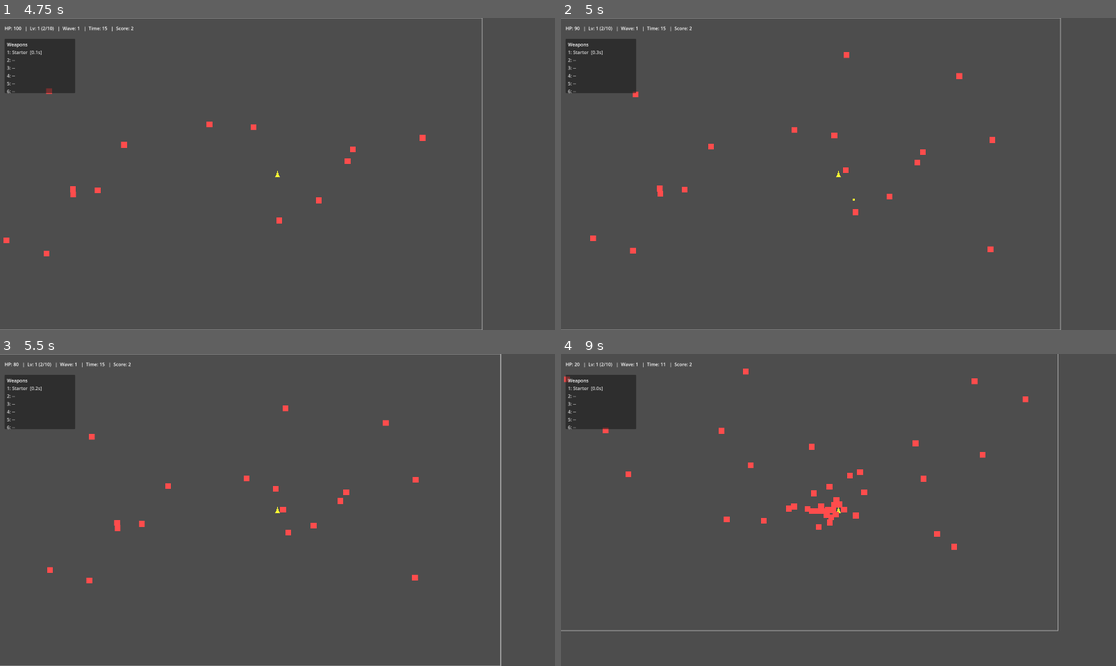
Above: before the commit, frames 1-4 (two rows, left to right).
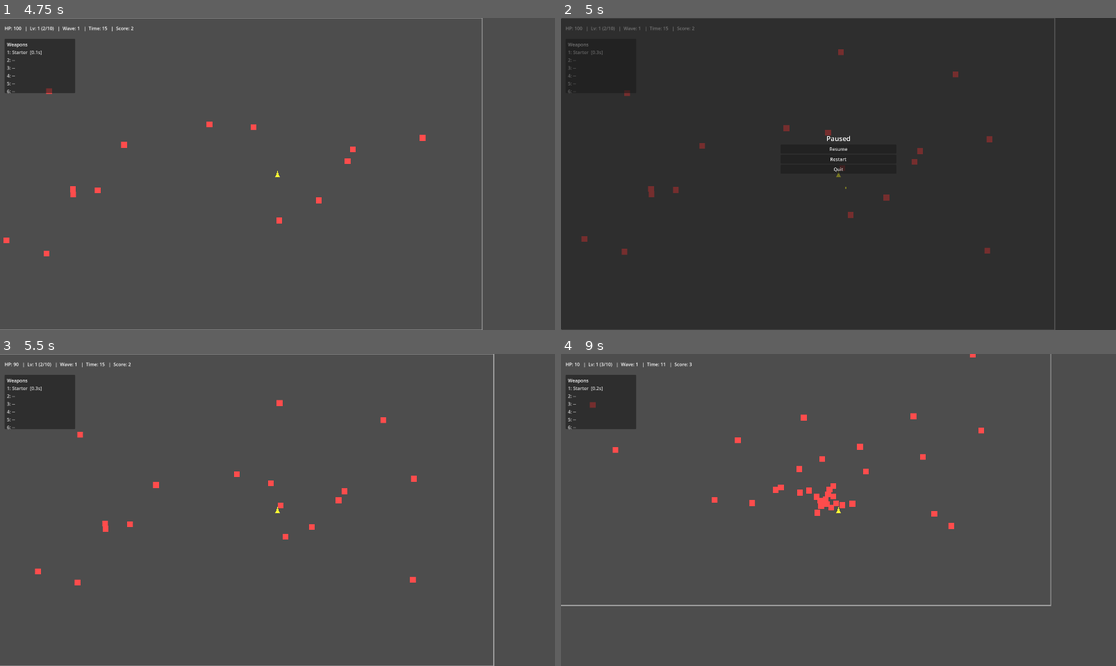
Above: after the commit, the same moments.

Repository: Deitox/Dexcoto
Game: Godot game, scene res://scenes/Main.tscn
The game is run twice, just before and just after one commit, with the same random seed, the same clock (stepped at 60 frames per second) and the same inputs.
Inputs (mouse positions are in pixels of both pictures, inside the frame that each line leads up to):
- Up to frame 1 (4.75 s): click "Starter" at 0.5 s; tap Enter at 1.25 s; hold Right (ui_right) 1.28-2.03 s; hold Down (ui_down) 2.03-2.78 s; hold Right (ui_right) 2.78-3.53 s; hold Up (ui_up) 3.53-4.28 s; hold Left (ui_left) from 4.28 s (still down)
- Up to frame 2 (5 s): keep holding Left (ui_left); tap Escape (ui_cancel) at 4.9 s
- Up to frame 3 (5.5 s): release Left (ui_left) at 5 s; click (277, 485) at 5 s, where only the run after the commit has a clickable "Resume"
- Up to frame 4 (9 s): hold Left (ui_left) 5.78-6.53 s; hold Down (ui_down) 6.53-7.28 s; hold Right (ui_right) 7.28-8.03 s; hold Up (ui_up) 8.03-8.78 s; hold Right (ui_right) from 8.78 s (still down)

Frame 1 is identical in both runs. In frame 2, 98% of the frame differs, in the area x 0-100%, y 0-100%; in frame 3, 1.1%; in frame 4, 2.4%.

Commit message:
feat(shop+ui): highlight owned weapons and add pause menu\\n\\n- Shop: add border around weapon offers already in inventory (thicker/greener when you have 2+)\\n- Hover colors preserved across states\\n- UI: add PausePanel with Resume / Restart / Quit; ESC toggles pause

Diff:
--- a/scenes/Main.tscn
+++ b/scenes/Main.tscn
@@ -239,6 +239,42 @@
 size_flags_vertical = 3
 columns = 3
 
+[node name="PausePanel" type="Panel" parent="UI"]
+process_mode = 2
+visible = false
+anchors_preset = 15
+anchor_right = 1.0
+anchor_bottom = 1.0
+
+[node name="VBox" type="VBoxContainer" parent="UI/PausePanel"]
+layout_mode = 0
+anchor_left = 0.5
+anchor_top = 0.5
+anchor_right = 0.5
+anchor_bottom = 0.5
+offset_left = -200.0
+offset_top = -140.0
+offset_right = 200.0
+offset_bottom = 120.0
+
+[node name="Title" type="Label" parent="UI/PausePanel/VBox"]
+layout_mode = 2
+theme_override_font_sizes/font_size = 24
+text = "Paused"
+horizontal_alignment = 1
+
+[node name="Resume" type="Button" parent="UI/PausePanel/VBox"]
+layout_mode = 2
+text = "Resume"
+
+[node name="Restart" type="Button" parent="UI/PausePanel/VBox"]
+layout_mode = 2
+text = "Restart"
+
+[node name="Quit" type="Button" parent="UI/PausePanel/VBox"]
+layout_mode = 2
+text = "Quit"
+
 [node name="Notifications" type="Control" parent="UI"]
 layout_mode = 3
 anchors_preset = 10
--- a/scripts/main.gd
+++ b/scripts/main.gd
@@ -26,6 +26,12 @@
 @onready var shop_reroll: Button = $UI/ShopPanel/VBox/Bottom/Reroll
 @onready var shop_start: Button = $UI/ShopPanel/VBox/Bottom/StartNext
 
+# Pause menu UI
+@onready var pause_panel: Control = $UI/PausePanel
+@onready var pause_resume: Button = $UI/PausePanel/VBox/Resume
+@onready var pause_restart: Button = $UI/PausePanel/VBox/Restart
+@onready var pause_quit: Button = $UI/PausePanel/VBox/Quit
+
 # Character select UI
 @onready var character_panel: Control = $UI/CharacterSelect
 @onready var char_title: Label = $UI/CharacterSelect/VBox/Title
@@ -83,6 +89,14 @@
 	spawn_timer.wait_time = 1.0
 	spawn_timer.timeout.connect(_on_spawn_timer_timeout)
 
+	# Pause menu signals
+	if pause_resume:
+		pause_resume.pressed.connect(_on_pause_resume)
+	if pause_restart:
+		pause_restart.pressed.connect(_on_pause_restart)
+	if pause_quit:
+		pause_quit.pressed.connect(_on_pause_quit)
+
 	_show_character_select()
 	_update_ui()
 	_center_player_in_arena()
@@ -105,6 +119,32 @@
 		elapsed += delta
 		_optimize_runtime()
 	_update_ui()
+
+func _unhandled_input(event: InputEvent) -> void:
+	if event.is_action_pressed("ui_cancel"):
+		_toggle_pause()
+
+func _toggle_pause() -> void:
+	if pause_panel == null:
+		return
+	var now_paused := get_tree().paused
+	if now_paused:
+		get_tree().paused = false
+		pause_panel.visible = false
+	else:
+		pause_panel.visible = true
+		get_tree().paused = true
+
+func _on_pause_resume() -> void:
+	get_tree().paused = false
+	pause_panel.visible = false
+
+func _on_pause_restart() -> void:
+	get_tree().paused = false
+	get_tree().reload_current_scene()
+
+func _on_pause_quit() -> void:
+	get_tree().quit()
 
 func _on_spawn_timer_timeout() -> void:
 	_adjust_spawning()
@@ -336,6 +376,30 @@
 		btns[i].add_theme_color_override("font_hover_color", rcol)
 		btns[i].add_theme_color_override("font_pressed_color", rcol)
 		btns[i].add_theme_color_override("font_focus_color", rcol)
+		# Border highlight if player already owns this weapon (helps spot mergable items)
+		if String(o.get("kind","")) == "weapon" and player and player.has_method("get"):
+			var wid: String = String(o.get("id", ""))
+			var owned: int = _count_player_weapon(wid)
+			if owned > 0:
+				var sb := StyleBoxFlat.new()
+				sb.draw_center = false
+				if owned >= 2:
+					sb.border_color = Color(0.3, 1.0, 0.3, 0.95) # brighter for 2+
+					sb.border_width_left = 4
+					sb.border_width_top = 4
+					sb.border_width_right = 4
+					sb.border_width_bottom = 4
+				else:
+					sb.border_color = Color(1.0, 1.0, 0.2, 0.9)
+					sb.border_width_left = 3
+					sb.border_width_top = 3
+					sb.border_width_right = 3
+					sb.border_width_bottom = 3
+				# Apply to all interaction states
+				btns[i].add_theme_stylebox_override("normal", sb)
+				btns[i].add_theme_stylebox_override("hover", sb)
+				btns[i].add_theme_stylebox_override("pressed", sb)
+				btns[i].add_theme_stylebox_override("focus", sb)
 	# If fewer than 3 offers, clear remaining buttons
 	for i in range(shop_offers.size(), 3):
 		btns[i].text = "--"
@@ -343,6 +407,15 @@
 
 func _update_shop_title() -> void:
 	shop_title.text = "Shop - Currency: %d" % currency_total
+
+func _count_player_weapon(id: String) -> int:
+	if player == null:
+		return 0
+	var cnt := 0
+	for w in player.weapons:
+		if String(w.get("id","")) == id:
+			cnt += 1
+	return cnt
 
 func _optimize_runtime() -> void:
 	# Placeholder for future frame-based adaptations (pooling, LOD, etc.).
